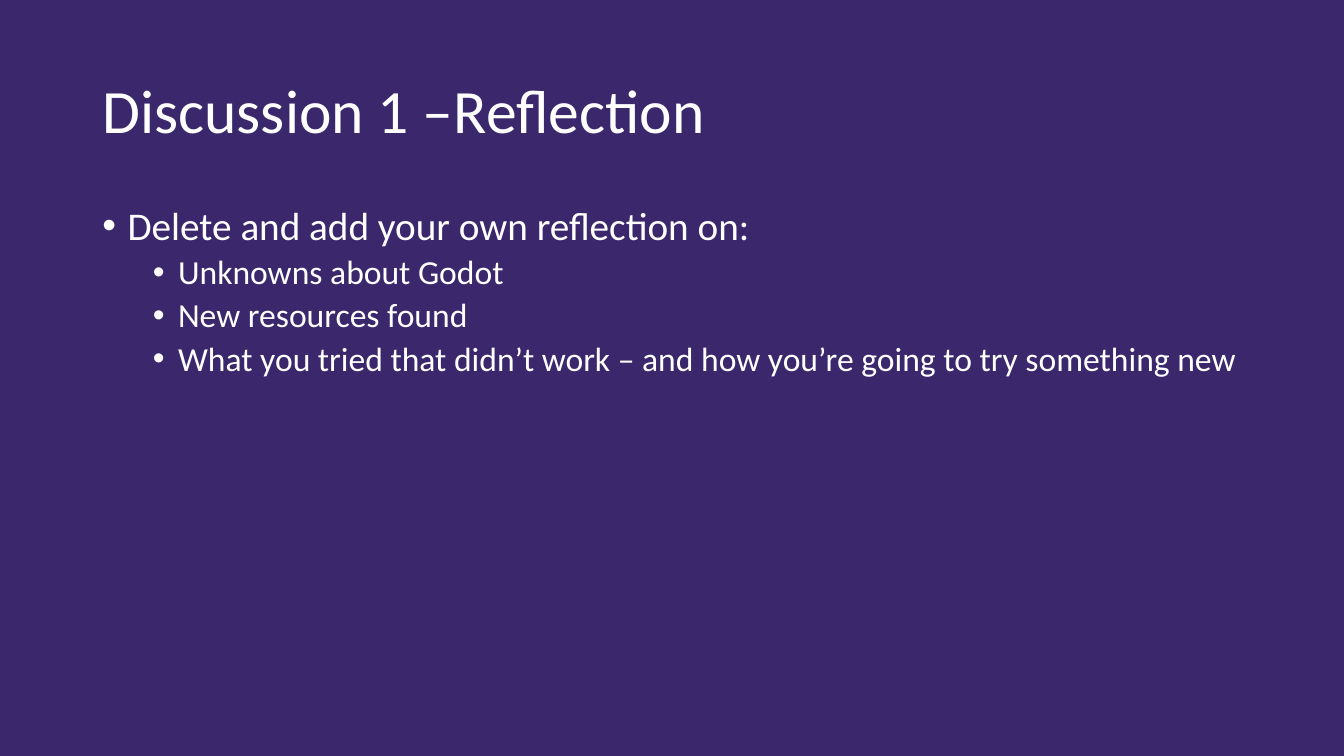
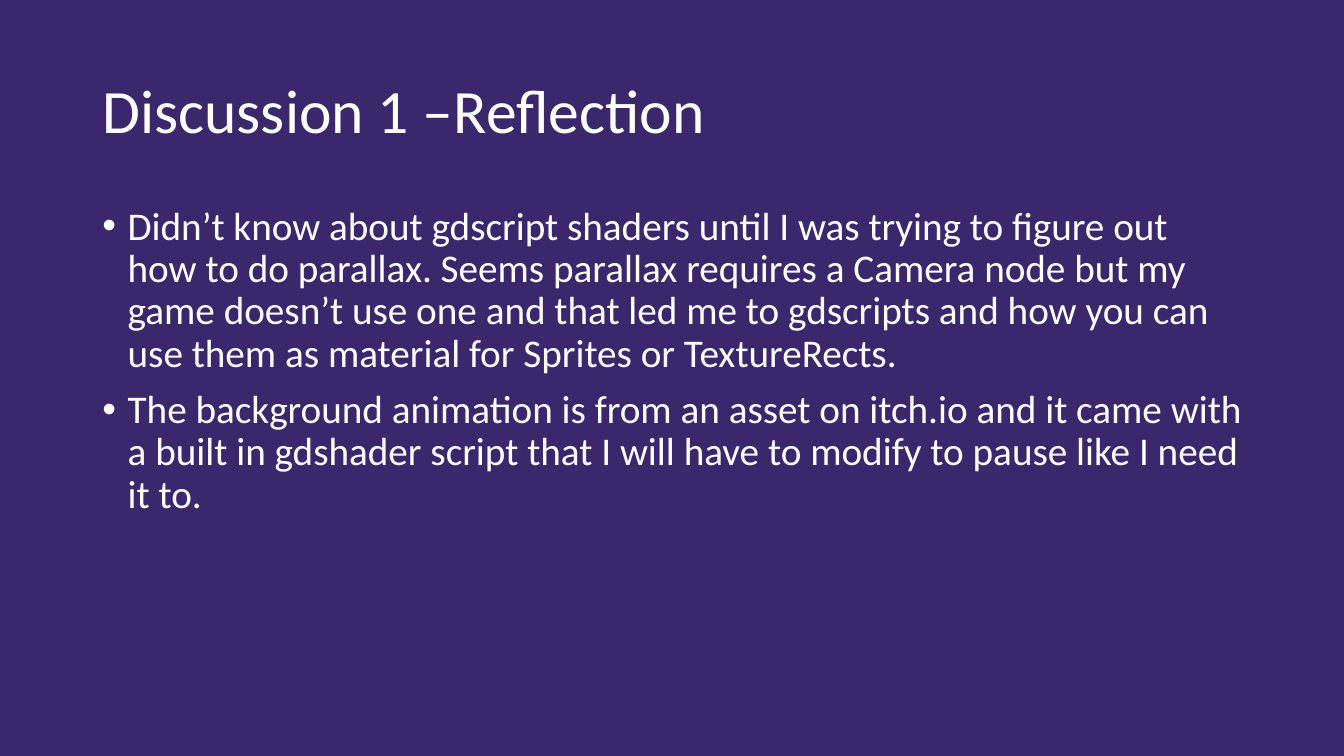
Before and after one commit to jaketerry28/CS315-Game-Programming, a slide deck: slide 7 of Project 1/Process Document.pptx. Drawn at 1344x756 pixels with LibreOffice and Linux fonts; fonts in the diff are those of the drawing. Boxes give left, top, right and bottom in pixels: in the first picture for what was removed or moved away, otherwise in the second. Text is boxed around its words. In the diff, an @@ line names an element or a change of style, - is before the commit and + after.

```diff
--- a/Project 1/Process Document.pptx
+++ b/Project 1/Process Document.pptx
@@ text at bbox=[128, 212, 1242, 509]: text changed; size 24 to 28 pt @@
-• Delete and add your own reflection on:
-  • Unknowns about Godot
-  • New resources found
-  • What you tried that didn’t work – and how you’re going to try something new
+• Didn’t know about gdscript shaders until I was trying to figure out how to do parallax. Seems parallax requires a Camera node but my game doesn’t use one and that led me to gdscripts and how you can use them as material for Sprites or TextureRects.
+• The background animation is from an asset on itch.io and it came with a built in gdshader script that I will have to modify to pause like I need it to.
```
Also in this commit, not shown: 13 other slides changed, 3 other files.
